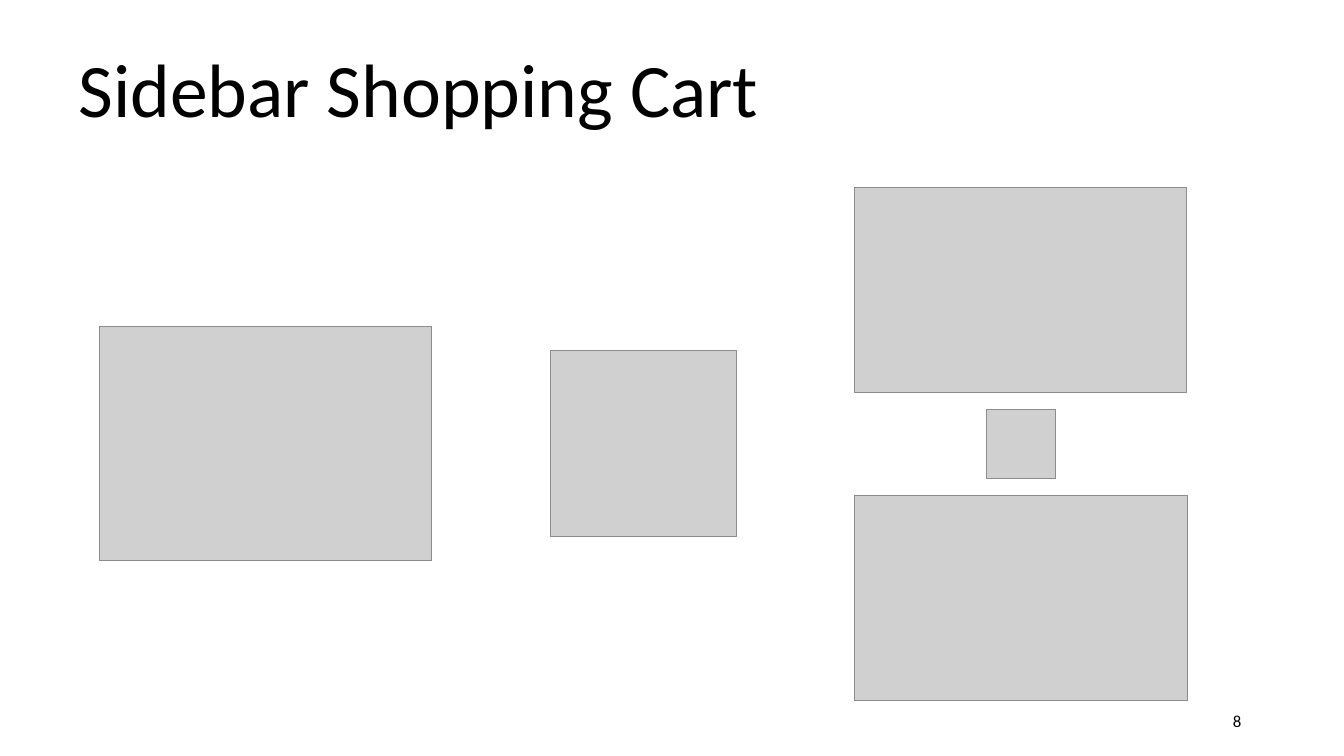
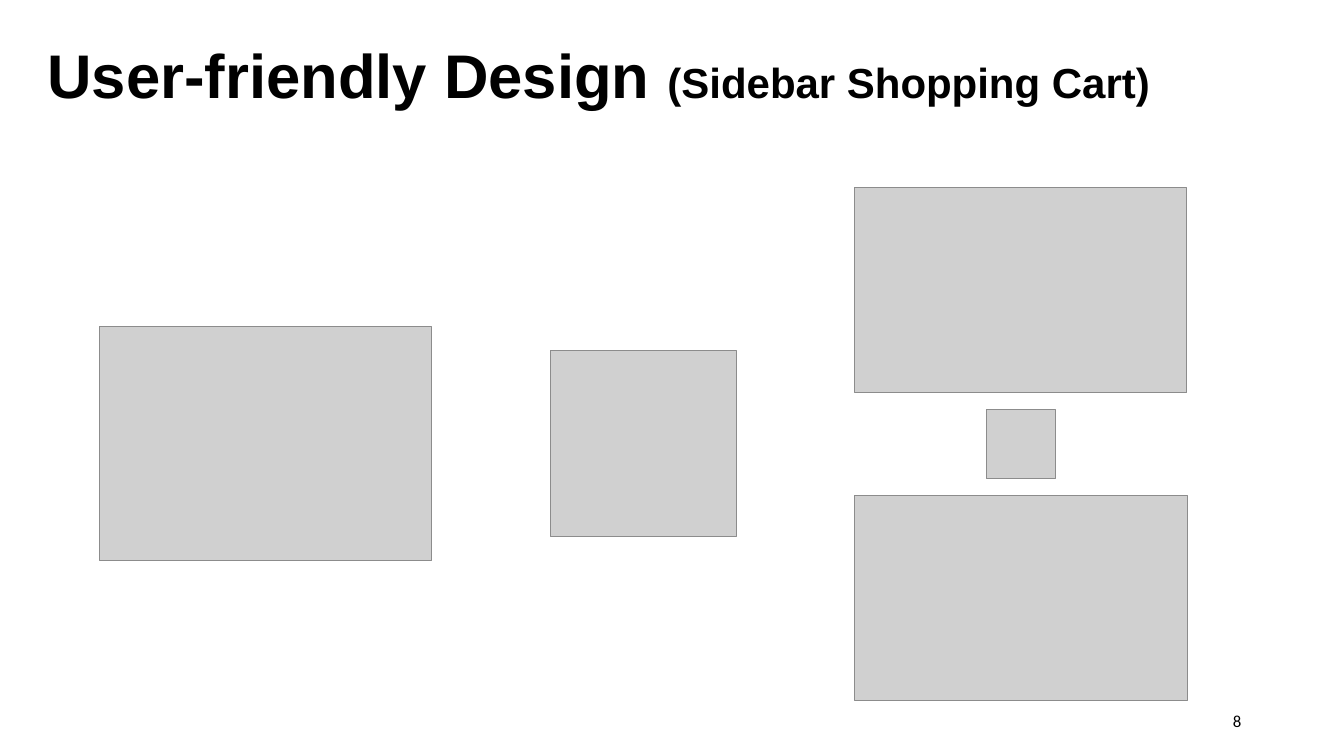
Before and after one commit to lrrong2020/Technical-Writing, a slide deck: slide 8 of Technical Writing.pptx. Drawn at 1344x756 pixels with LibreOffice and Linux fonts; fonts in the diff are those of the drawing; grey boxes stand for pictures. Boxes give left, top, right and bottom in pixels: in the first picture for what was removed or moved away, otherwise in the second. Text is boxed around its words. In the diff, an @@ line names an element or a change of style, - is before the commit and + after.

```diff
--- a/Technical Writing.pptx
+++ b/Technical Writing.pptx
@@ text at <box>47,53,1150,110</box>: text changed; size 54 to 30 pt; font Calibri to Arial; bold on @@
-Sidebar Shopping Cart
+User-friendly Design (Sidebar Shopping Cart)
```
Also in this commit, not shown: 10 other slides changed.
